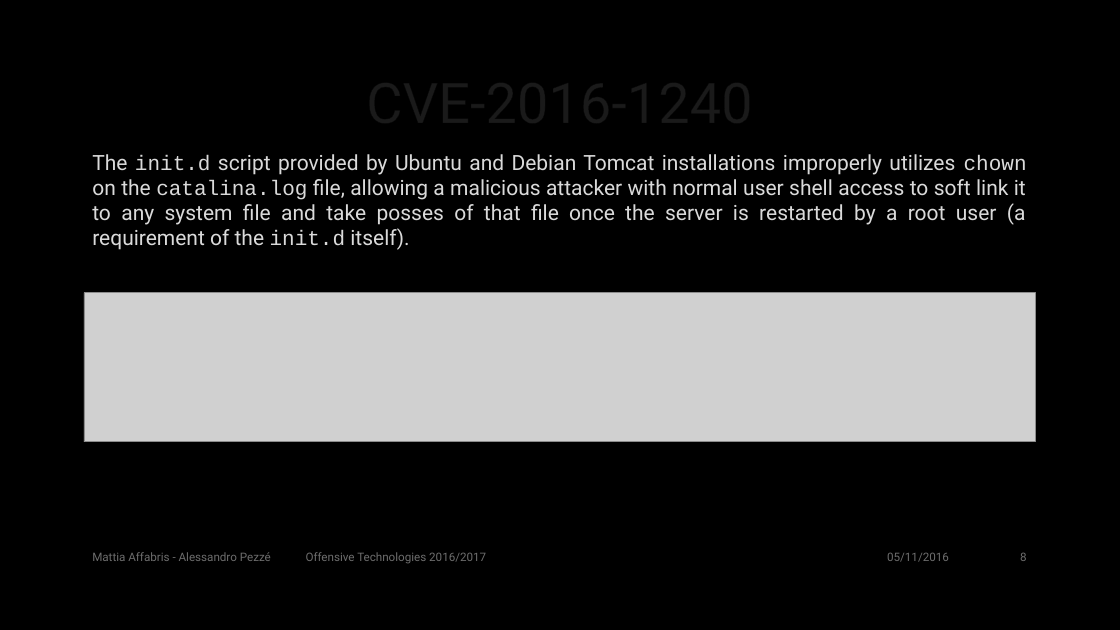
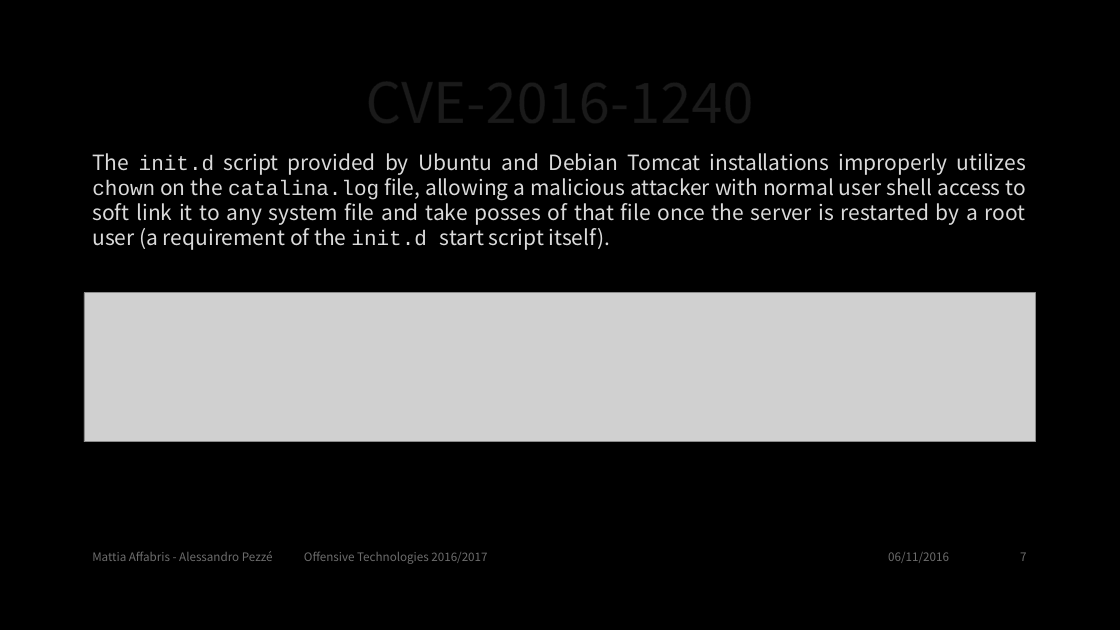
Before and after one commit to Naramsim/Offensive, a slide deck: slide 7 of Exploits.pptx (slide 8 before the commit). Drawn at 1120x630 pixels with LibreOffice and Linux fonts; fonts in the diff are those of the drawing; grey boxes stand for pictures; background and template pictures are left out. Boxes give left, top, right and bottom in pixels: in the first picture for what was removed or moved away, otherwise in the second. Text is boxed around its words. In the diff, an @@ line names an element or a change of style, - is before the commit and + after.

Commit message:
font changed and few additions

```diff
--- a/Exploits.pptx
+++ b/Exploits.pptx
@@ title "CVE-2016-1240" at (84, 56, 1035, 145): font Roboto to Noto Sans CJK SC @@
@@ text at (92, 153, 1026, 250): text changed; font Roboto to Noto Sans CJK SC @@
-The init.d script provided by Ubuntu and Debian Tomcat installations improperly utilizes chown on the catalina.log file, allowing a malicious attacker with normal user shell access to soft link it to any system file and take posses of that file once the server is restarted by a root user (a requirement of the init.d itself).
+The init.d script provided by Ubuntu and Debian Tomcat installations improperly utilizes chown on the catalina.log file, allowing a malicious attacker with normal user shell access to soft link it to any system file and take posses of that file once the server is restarted by a root user (a requirement of the init.d start script itself).
@@ text "Mattia Affabris - Alessandro Pezzé ..." at (92, 551, 487, 564): font Roboto to Noto Sans CJK SC @@
@@ text at (888, 552, 949, 563): text changed; font Roboto to Noto Sans CJK SC @@
-05/11/2016
+06/11/2016
@@ page number at (1020, 552, 1026, 561): text changed; font Roboto to Noto Sans CJK SC @@
-8
+7
```
Also in this commit, not shown: 11 other slides changed.
